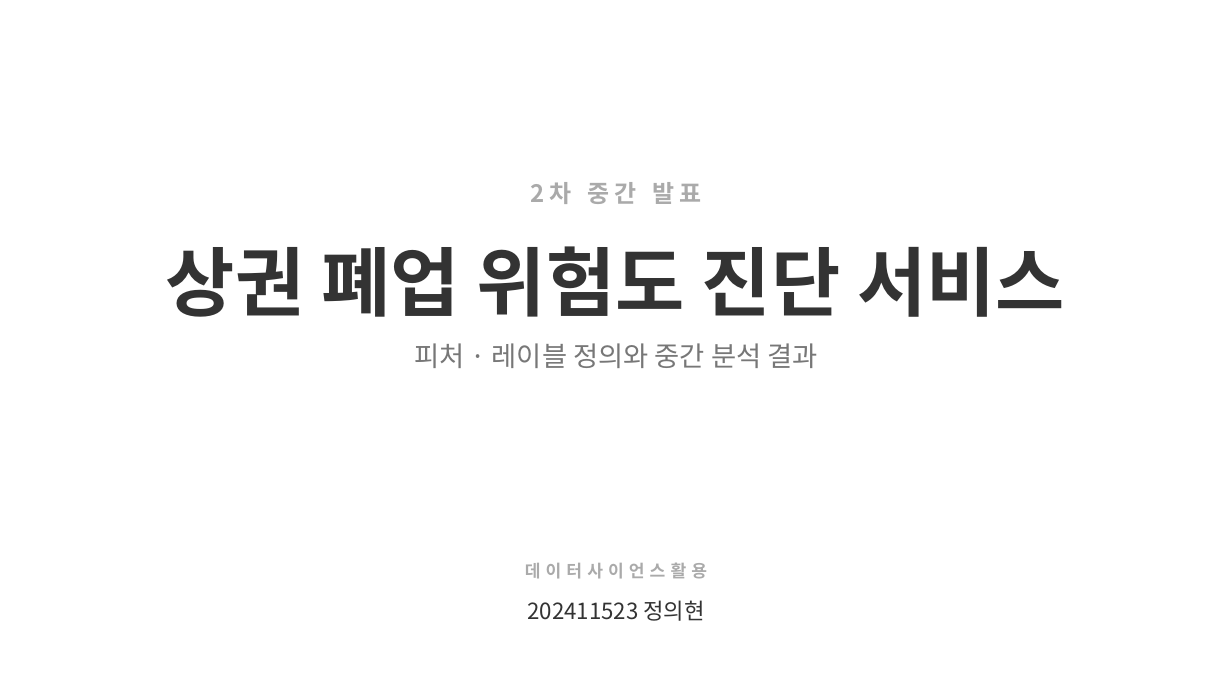
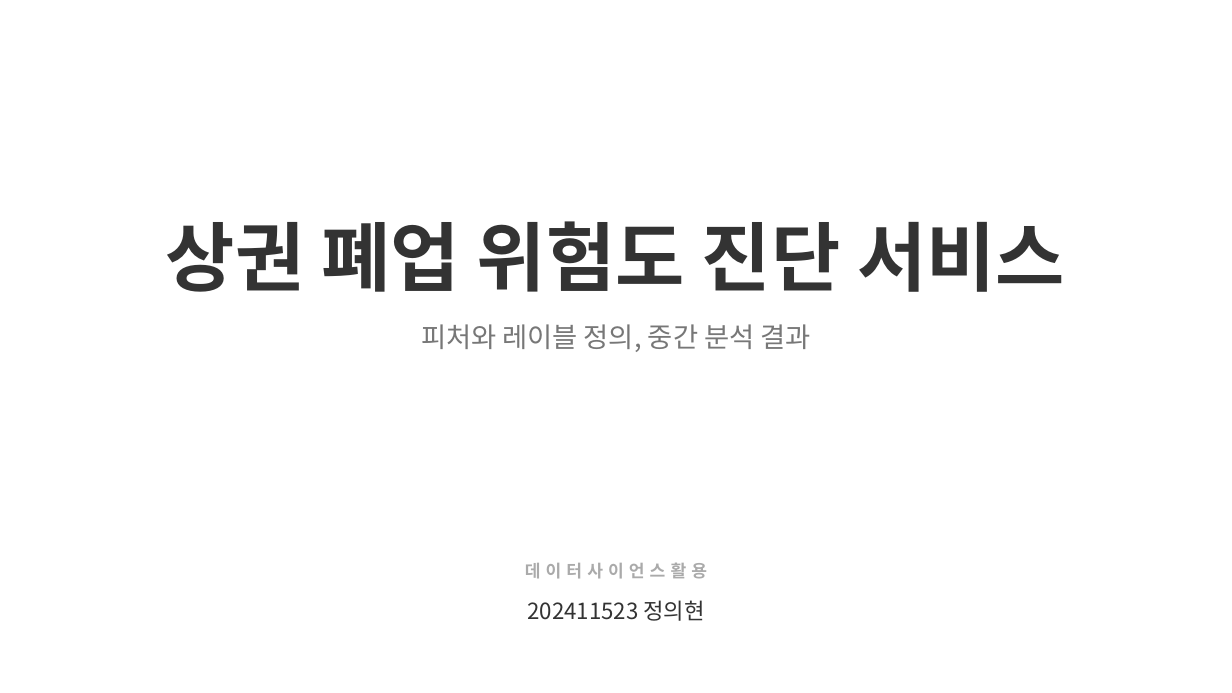
Before and after one commit to JungUihyun/biz-risk-predictor, a slide deck: slide 1 of docs/presentation/biz-risk-predictor_mid2_public.pptx. Drawn at 1232x693 pixels with LibreOffice and Linux fonts; fonts in the diff are those of the drawing. Boxes give left, top, right and bottom in pixels: in the first picture for what was removed or moved away, otherwise in the second. Text is boxed around its words. In the diff, an @@ line names an element or a change of style, - is before the commit and + after.

```diff
--- a/docs/presentation/biz-risk-predictor_mid2_public.pptx
+++ b/docs/presentation/biz-risk-predictor_mid2_public.pptx
@@ text "상권 폐업 위험도 진단 서비스": place and size @@
-text "상권 폐업 위험도 진단 서비스" at [166,246,1065,317]
+text "상권 폐업 위험도 진단 서비스" at [166,221,1065,292]
@@ text removed at [530,182,701,204] @@
-2차 중간 발표
@@ text at [421,324,811,352]: text changed @@
-피처 · 레이블 정의와 중간 분석 결과
+피처와 레이블 정의, 중간 분석 결과
```
Also in this commit, not shown: 7 other slides changed, 1 slide added, 15 other files.
